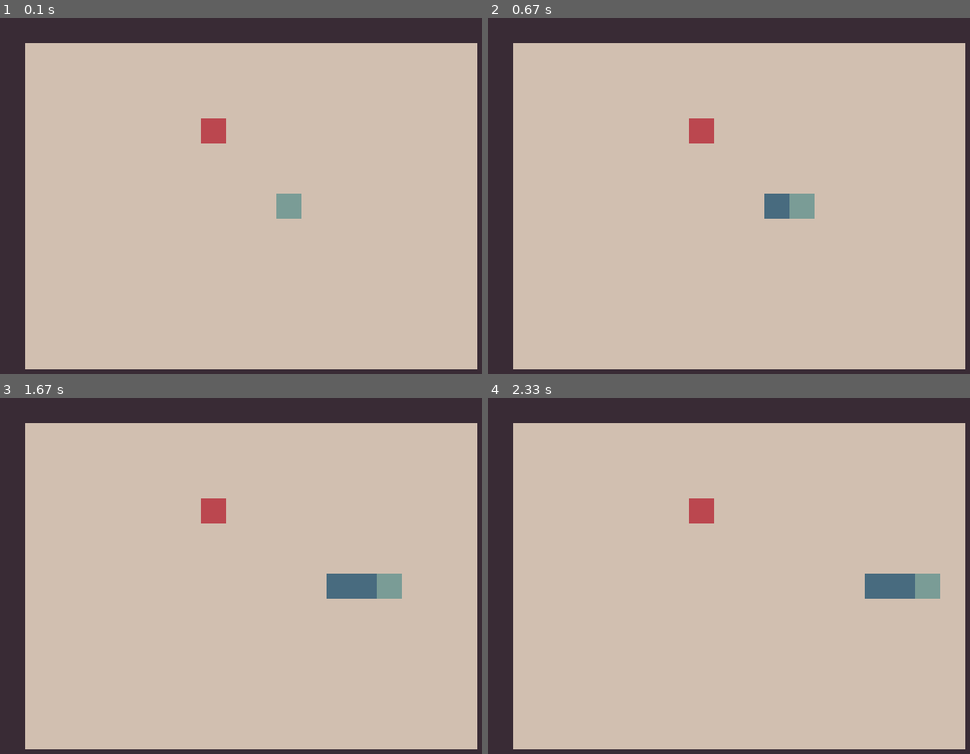
Above: before the commit, frames 1-4 (two rows, left to right).
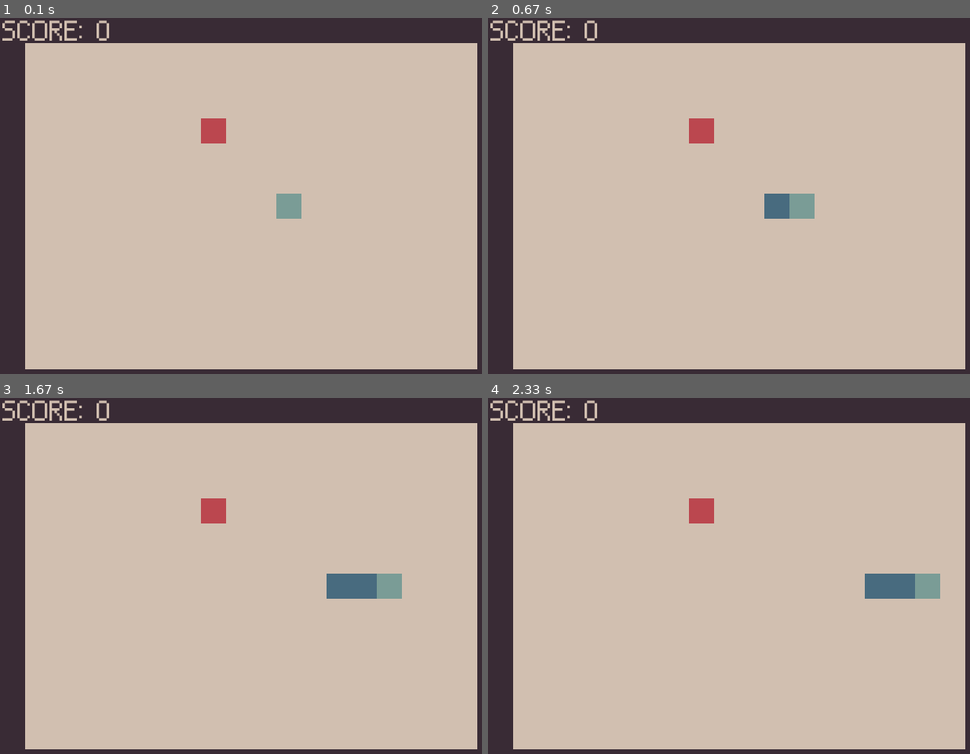
Above: after the commit, the same moments.

Repository: theo-baccam/snake
Game: pygame game, started from main.py
The game is run twice, just before and just after one commit, with the same random seed, the same clock (stepped at 60 frames per second) and the same inputs.
Inputs:
- Up to frame 1 (0.1 s): no input
- Up to frame 2 (0.67 s): no input
- Up to frame 3 (1.67 s): no input
- Up to frame 4 (2.33 s): no input

The runs differ from the first frame. In frame 1, 0.5% of the frame differs, in the area x 0-23%, y 0-7%; in frame 2, 0.5%; in frame 3, 0.5%; in frame 4, 0.5%.

Commit message:
compteur score

Diff:
--- a/collide_functions.py
+++ b/collide_functions.py
@@ -1,4 +1,5 @@
 import logic_functions as lf
+
 
 def border_collision(snake_head, border_list):
     for border in border_list:
--- a/logic_functions.py
+++ b/logic_functions.py
@@ -1,6 +1,9 @@
 from string import ascii_uppercase
 from random import choice
 from functools import partial
+
+snake_length = 3
+
 
 def calculate_grid():
     grid_coordinate = {}
--- a/main.py
+++ b/main.py
@@ -1,3 +1,5 @@
+import os
+
 import pygame
 
 import logic_functions as lf
@@ -9,16 +11,9 @@
 SCREEN_HEIGHT = 480
 screen = pygame.display.set_mode((SCREEN_WIDTH, SCREEN_HEIGHT))
 
-BORDER_COLOR = (57, 43, 53)
-APPLE_COLOR = (187, 71, 79)
-SNAKE_BODY_COLOR = (72, 107, 127)
-SNAKE_HEAD_COLOR = (122, 156, 150)
-BACKGROUND_COLOR = (209, 191, 176)
-
 clock = pygame.time.Clock()
 MAX_FPS = 3
 running = True
-
 
 border_top = pygame.Rect(lf.grid_coordinate["A1"], (608, 32))
 border_right = pygame.Rect(lf.grid_coordinate["A20"], (32, 448))
@@ -32,10 +27,11 @@
 
 direction = "right"
 new_direction = ""
-snake_length = 3
 snake_cell_positions = []
 
-random_coordinate = lf.choose_random_coordinate(lf.grid_coordinate, snake_cell_positions)
+random_coordinate = lf.choose_random_coordinate(
+    lf.grid_coordinate, snake_cell_positions
+)
 apple_x, apple_y = random_coordinate
 apple = pygame.Rect((apple_x, apple_y), (32, 32))
 
@@ -53,28 +49,28 @@
             direction = new_direction
 
     snake_head = lf.movement_keys[direction](snake_head)
-    lf.calculate_snake_cell_positions(snake_cell_positions, snake_length, snake_head)
+    lf.calculate_snake_cell_positions(snake_cell_positions, lf.snake_length, snake_head)
 
     if cf.body_collision(snake_cell_positions):
         running = False
         break
 
     if cf.apple_collision(snake_head, apple):
-        snake_length += 1
+        lf.snake_length += 1
         apple[0], apple[1] = lf.choose_random_coordinate(
             lf.grid_coordinate, snake_cell_positions
         )
-
-    screen.fill(BACKGROUND_COLOR)
-
-    rf.draw_border(screen, BORDER_COLOR, border_list)
-    rf.draw_apple(screen, APPLE_COLOR, apple)
-    rf.render_snake(snake_cell_positions, screen, SNAKE_BODY_COLOR, SNAKE_HEAD_COLOR)
 
     if cf.border_collision(snake_head, border_list):
         running = False
         break
 
+    rf.draw_background(screen)
+    rf.draw_border(screen, border_list)
+    rf.draw_apple(screen, apple)
+    rf.render_snake(snake_cell_positions, screen)
+    rf.draw_score(screen)
+
     pygame.display.flip()
     clock.tick(MAX_FPS)
 
--- a/render_functions.py
+++ b/render_functions.py
@@ -1,17 +1,48 @@
+import os
+
 import pygame
 
+import logic_functions as lf
 
-def draw_border(screen, COLOR, border_list):
-    for border in border_list:
-        pygame.draw.rect(screen, COLOR, border)
+BORDER_COLOR = (57, 43, 53)
+APPLE_COLOR = (187, 71, 79)
+SNAKE_BODY_COLOR = (72, 107, 127)
+SNAKE_HEAD_COLOR = (122, 156, 150)
+BACKGROUND_COLOR = (209, 191, 176)
+
+pygame.font.init()
+
+snake_directory = os.path.dirname(os.path.abspath(__file__))
+font_path = os.path.join(snake_directory, "Pixolletta8px.ttf")
+
+FONT_SIZE = 32
+FONT = pygame.font.Font(font_path, FONT_SIZE)
 
 
-def render_snake(snake_cell_positions, screen, COLOR, COLOR_HEAD):
+def draw_background(screen):
+    screen.fill(BACKGROUND_COLOR)
+
+
+def draw_border(screen, border_list):
+    for border in border_list:
+        pygame.draw.rect(screen, BORDER_COLOR, border)
+
+
+def render_snake(snake_cell_positions, screen):
     for i in snake_cell_positions[:-1]:
         snake_cell = pygame.Rect((i), (32, 32))
-        pygame.draw.rect(screen, COLOR, snake_cell)
+        pygame.draw.rect(screen, SNAKE_BODY_COLOR, snake_cell)
     head = pygame.Rect((snake_cell_positions[-1]), (32, 32))
-    pygame.draw.rect(screen, COLOR_HEAD, head)
+    pygame.draw.rect(screen, SNAKE_HEAD_COLOR, head)
 
-def draw_apple(screen, COLOR, apple):
-    pygame.draw.rect(screen, COLOR, apple)
+
+def draw_apple(screen, apple):
+    pygame.draw.rect(screen, APPLE_COLOR, apple)
+
+
+def draw_score(screen):
+    SCORE_SURFACE = FONT.render(f"SCORE: {lf.snake_length - 3}", True, BACKGROUND_COLOR)
+    screen.blit(
+        SCORE_SURFACE,
+        (lf.grid_coordinate["A1"][0] + 3, lf.grid_coordinate["A1"][1] + 3),
+    )
Binary file added: Pixolletta8px.ttf
